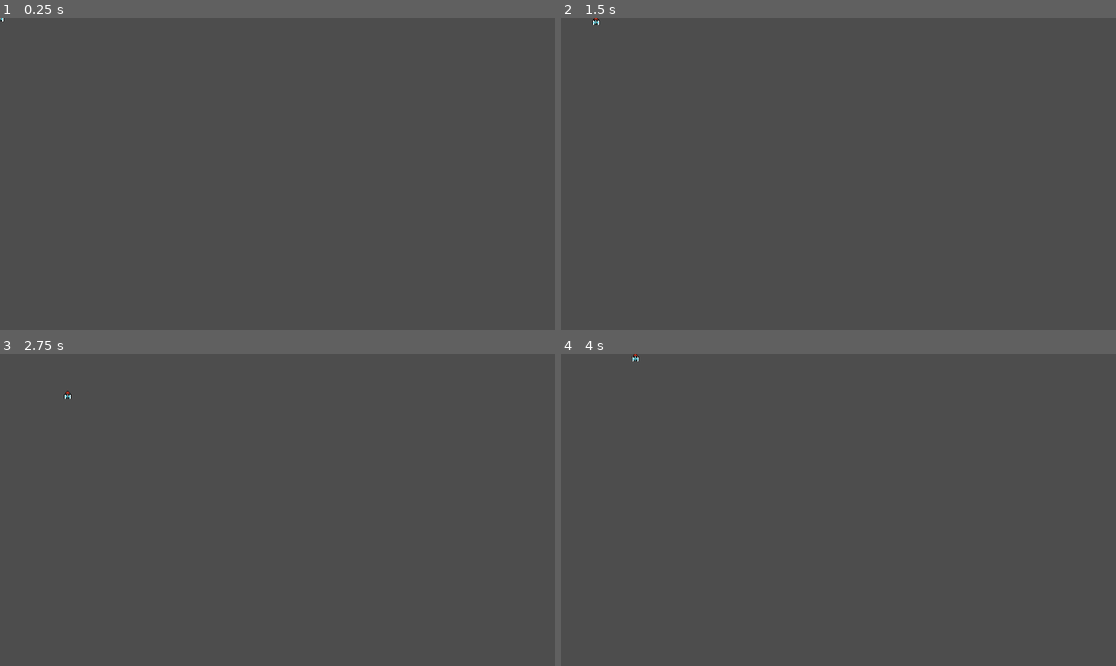
Above: before the commit, frames 1-4 (two rows, left to right).
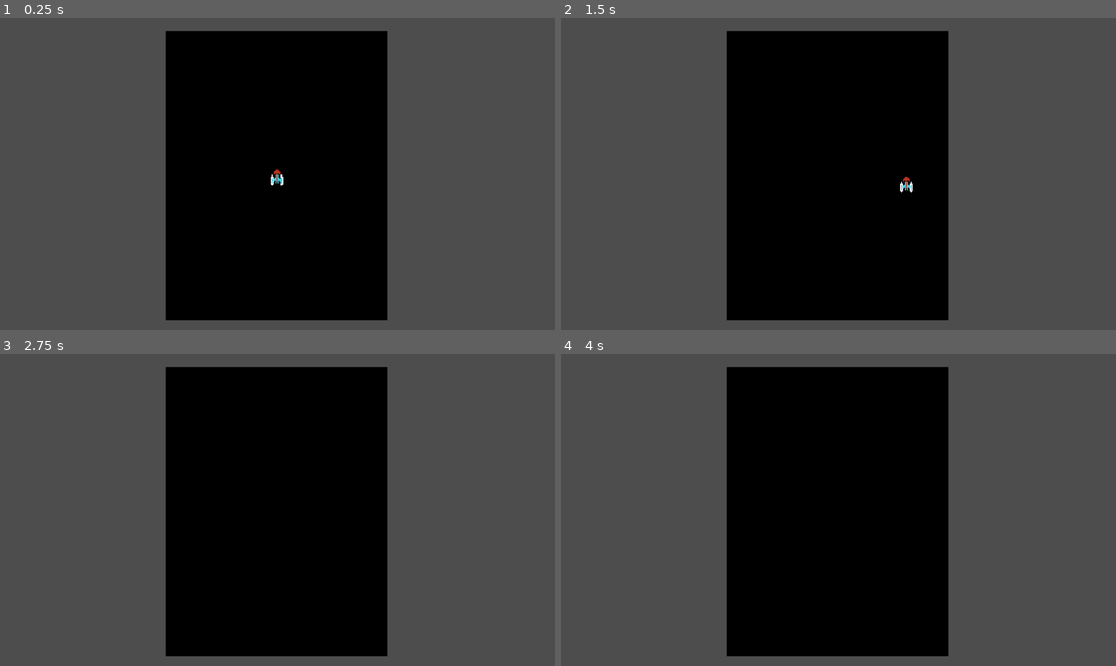
Above: after the commit, the same moments.

Repository: Ironjuan911/Galaxian_remake_code
Game: Godot game, scene res://Scenes/Game/UI.tscn
Two runs of this game, one before a commit and one after it. Both use one fixed random seed, a clock stepped at 60 frames per second and the inputs below. Before the commit the project starts from res://Scenes/Characters/Player/player.tscn.
Inputs:
- Up to frame 1 (0.25 s): no input
- Up to frame 2 (1.5 s): tap Enter at 0.5 s; hold Right (ui_right) 0.53-1.28 s; hold Down (ui_down) from 1.28 s (still down)
- Up to frame 3 (2.75 s): release Down (ui_down) at 2.03 s; hold Right (ui_right) from 2.03 s (still down)
- Up to frame 4 (4 s): release Right (ui_right) at 2.78 s; hold Up (ui_up) 2.78-3.53 s; tap Space at 3.5 s; hold Left (ui_left) from 3.53 s (still down)

The runs differ from the first frame. In frame 1, 37% of the frame differs, in the area x 0-70%, y 0-97%; in frame 2, 37%; in frame 3, 37%, in the area x 11-70%, y 4-97%; in frame 4, 37%.

Commit message:
Add SubViewport

Diff:
--- a/Scenes/Characters/Player/States/movement.gd
+++ b/Scenes/Characters/Player/States/movement.gd
@@ -3,8 +3,8 @@
 var direction_x : float;
 var direction_y : float;
 
-const meter = 8.0;
-var speed = 15;
+const meter : int  = GlobalVariables.meter;
+var speed : int = 15;
 
 @onready var player: Player = $"../..";
 
@@ -20,7 +20,6 @@
 	pass;
 
 func general_movement(delta: float) -> void:
-	print("true")
 
 	player.velocity.x = lerp(player.velocity.x,meter*speed*direction_x,0.05);
 	player.velocity.y = lerp(player.velocity.y,-meter*speed*direction_y,0.05);
--- a/Scenes/Characters/Player/player.tscn
+++ b/Scenes/Characters/Player/player.tscn
@@ -11,6 +11,7 @@
 script = ExtResource("1_3vesu")
 
 [node name="Sprite" type="Sprite2D" parent="."]
+position = Vector2(-0.5, 0)
 texture = ExtResource("2_hjygi")
 hframes = 5
 
--- /dev/null
+++ b/Scenes/Game/Global_variables.tscn
@@ -0,0 +1,6 @@
+[gd_scene load_steps=2 format=3 uid="uid://di1n3pptbl60h"]
+
+[ext_resource type="Script" path="res://Scenes/Game/global_variables.gd" id="1_n6a58"]
+
+[node name="GlobalVariables" type="Node"]
+script = ExtResource("1_n6a58")
--- /dev/null
+++ b/Scenes/Game/UI.tscn
@@ -0,0 +1,22 @@
+[gd_scene load_steps=2 format=3 uid="uid://bp5onu6sa07gw"]
+
+[ext_resource type="PackedScene" uid="uid://d3kwx4vcawv1v" path="res://Scenes/World/World.tscn" id="1_g0x3b"]
+
+[node name="Ui" type="Control"]
+layout_mode = 3
+anchors_preset = 15
+anchor_right = 1.0
+anchor_bottom = 1.0
+offset_right = -1.0
+offset_bottom = 1.0
+grow_horizontal = 2
+grow_vertical = 2
+
+[node name="World" parent="." instance=ExtResource("1_g0x3b")]
+layout_mode = 1
+offset_left = -1.30002
+offset_top = 3.0
+offset_right = -1.29999
+offset_bottom = 3.0
+grow_horizontal = 1
+grow_vertical = 1
--- /dev/null
+++ b/Scenes/Game/global_variables.gd
@@ -0,0 +1,3 @@
+extends Node;
+
+const meter : int = 8;
--- /dev/null
+++ b/Scenes/World/World.tscn
@@ -0,0 +1,33 @@
+[gd_scene load_steps=3 format=3 uid="uid://d3kwx4vcawv1v"]
+
+[ext_resource type="PackedScene" uid="uid://rgmyvohdjscp" path="res://Scenes/Characters/Player/player.tscn" id="1_pg3h5"]
+
+[sub_resource type="CanvasTexture" id="CanvasTexture_4llfu"]
+
+[node name="World" type="SubViewportContainer"]
+layout_direction = 1
+anchors_preset = -1
+anchor_left = 0.3
+anchor_right = 0.7
+anchor_bottom = 1.0
+grow_horizontal = 2
+grow_vertical = 2
+size_flags_vertical = 4
+stretch = true
+stretch_shrink = 2
+
+[node name="SubViewport" type="SubViewport" parent="."]
+handle_input_locally = false
+canvas_item_default_texture_filter = 0
+size = Vector2i(230, 324)
+render_target_update_mode = 4
+
+[node name="Sprite2D" type="Sprite2D" parent="SubViewport"]
+modulate = Color(0, 0, 0, 1)
+scale = Vector2(400, 300)
+texture = SubResource("CanvasTexture_4llfu")
+
+[node name="Player" parent="SubViewport" instance=ExtResource("1_pg3h5")]
+position = Vector2(0, 2)
+
+[node name="Camera2D" type="Camera2D" parent="SubViewport"]
--- a/project.godot
+++ b/project.godot
@@ -11,9 +11,13 @@
 [application]
 
 config/name="Galaxian Remake"
-run/main_scene="res://Scenes/Characters/Player/player.tscn"
+run/main_scene="res://Scenes/Game/UI.tscn"
 config/features=PackedStringArray("4.3", "Mobile")
 config/icon="res://icon.svg"
+
+[autoload]
+
+GlobalVariables="*res://Scenes/Game/Global_variables.tscn"
 
 [input]
 
